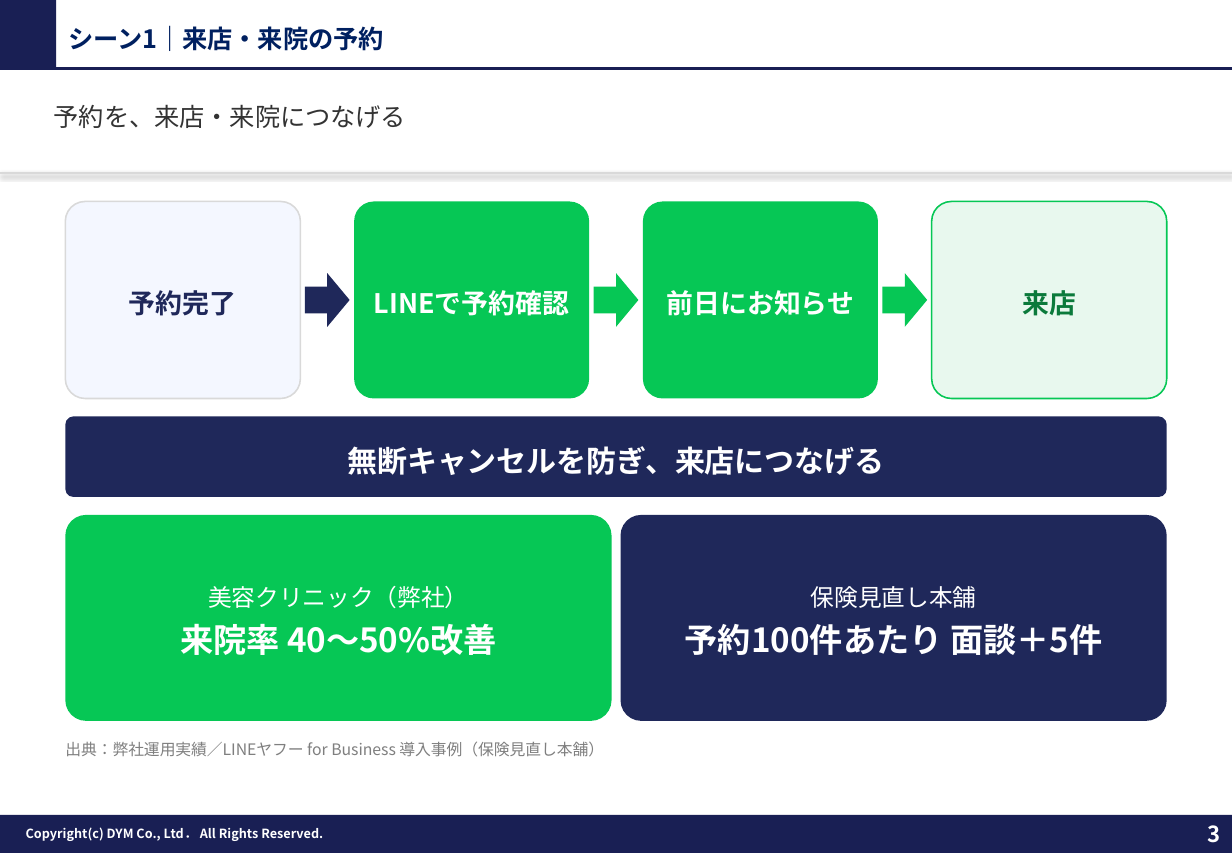
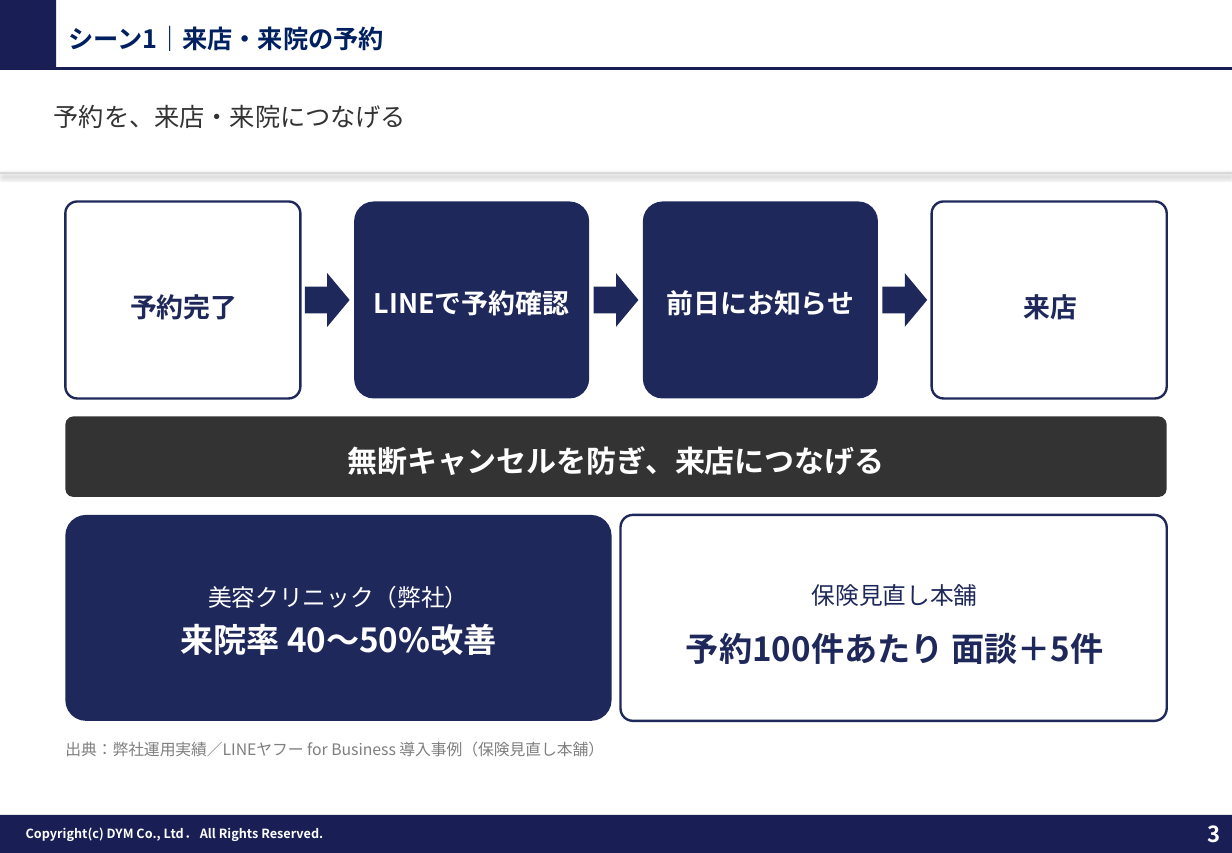
Before and after one commit to tonomura-r-dev/folder, a slide deck: slide 3 of 20261002_サンクスLINEのご提案.pptx. Drawn at 1232x853 pixels with LibreOffice and Linux fonts; fonts in the diff are those of the drawing; background and template pictures are left out. Boxes give left, top, right and bottom in pixels: in the first picture for what was removed or moved away, otherwise in the second. Text is boxed around its words. In the diff, an @@ line names an element or a change of style, - is before the commit and + after.

```diff
--- a/20261002_サンクスLINEのご提案.pptx
+++ b/20261002_サンクスLINEのご提案.pptx
@@ rounded rectangle "予約完了" at <box>65,201,300,398</box>: line spacing 1.2 to 1.3; more space between paragraphs; fill #F4F7FF to #FFFFFF; outline #D9D9D9 1 pt to #1F285A 1.5 pt; proportions changed @@
@@ rounded rectangle "来店" at <box>932,201,1167,398</box>: text colour #0B7A3B to #1F285A; line spacing 1.2 to 1.3; more space between paragraphs; fill #E8F8EE to #FFFFFF; outline #06C755 1 pt to #1F285A 1.5 pt; proportions changed @@
@@ fill #06C755 to #1F285A in 5 elements at <box>354,201,589,398</box>, <box>643,201,878,398</box>, <box>65,515,611,721</box>, <box>594,273,638,326</box>, <box>883,273,927,326</box> @@
@@ rounded rectangle "無断キャンセルを防ぎ、来店につなげる" at <box>65,416,1167,497</box>: fill #1F285A to #333333 @@
@@ rounded rectangle "保険見直し本舗" at <box>621,515,1167,721</box>: text colour #FFFFFF to #1F285A; line spacing 1.2 to 1.3; more space between paragraphs; fill #1F285A to #FFFFFF; outline none to #1F285A 1.5 pt; proportions changed @@
```
Also in this commit, not shown: 3 other slides changed, 3 other files.
